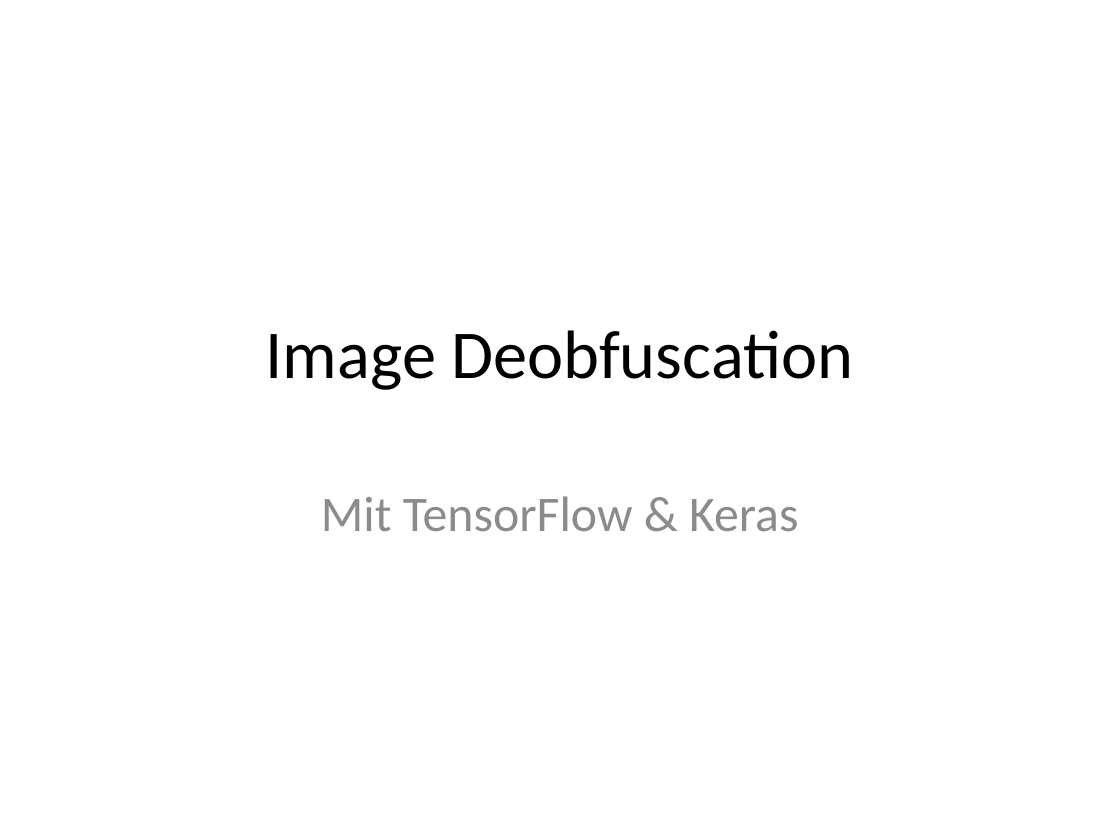
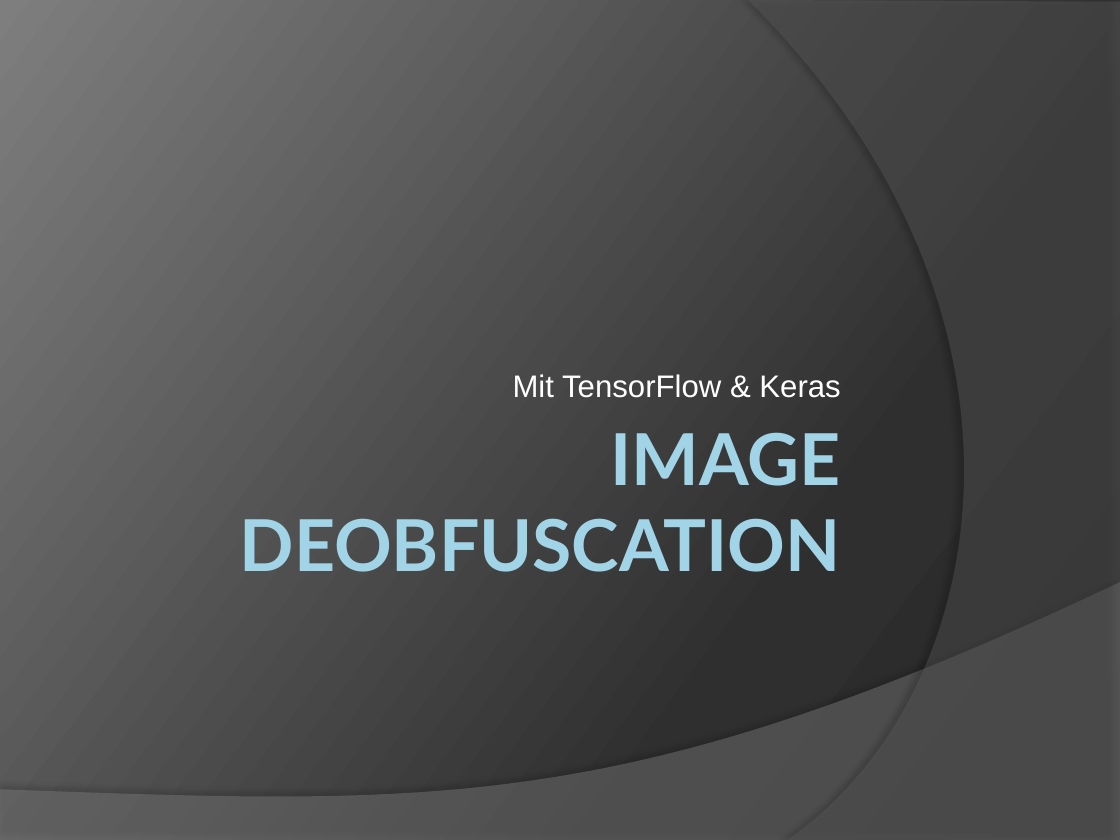
Before and after one commit to schroedingerskatze42/project, a slide deck: slide 1 of documentation/presentation/Image Deobfuscation.pptx. Drawn at 1120x840 pixels with LibreOffice and Linux fonts; fonts in the diff are those of the drawing. Boxes give left, top, right and bottom in pixels: in the first picture for what was removed or moved away, otherwise in the second. Text is boxed around its words. In the diff, an @@ line names an element or a change of style, - is before the commit and + after.

```diff
--- a/documentation/presentation/Image Deobfuscation.pptx
+++ b/documentation/presentation/Image Deobfuscation.pptx
@@ background #FFFFFF to gradient #282828 to #2F2F2F to #7E7E7E @@
@@ freeform shape added at bbox=[748, 0, 1120, 840], fill #5E5E5E at 40% opacity @@
@@ subtitle "Mit TensorFlow & Keras": place and size @@
-subtitle "Mit TensorFlow & Keras" at bbox=[321, 496, 798, 531]
+subtitle "Mit TensorFlow & Keras" at bbox=[513, 374, 840, 398]
@@ subtitle "Mit TensorFlow & Keras" at bbox=[513, 374, 840, 398]: size 32 to 20 pt, font Calibri to Arial, text colour #8C8C8C to #FFFFFF; alignment centre to right; less space between paragraphs; vertical alignment top to bottom @@
@@ title "IMAGE DEOBFUSCATION" at bbox=[240, 432, 841, 572]: vertical alignment middle to top @@
@@ title at bbox=[240, 432, 841, 572]: text changed; size 44 to 46 pt; font Calibri to Lato; text colour #000000 to gradient #A1D4E7 to #58808D; bold on @@
-Image Deobfuscation
+IMAGE DEOBFUSCATION
@@ freeform shape added at bbox=[0, 582, 1120, 840], fill #7F7F7F at 45% opacity @@
```
Also in this commit, not shown: 5 other slides changed, 10 slides added, 7 slides removed, 14 other files.
